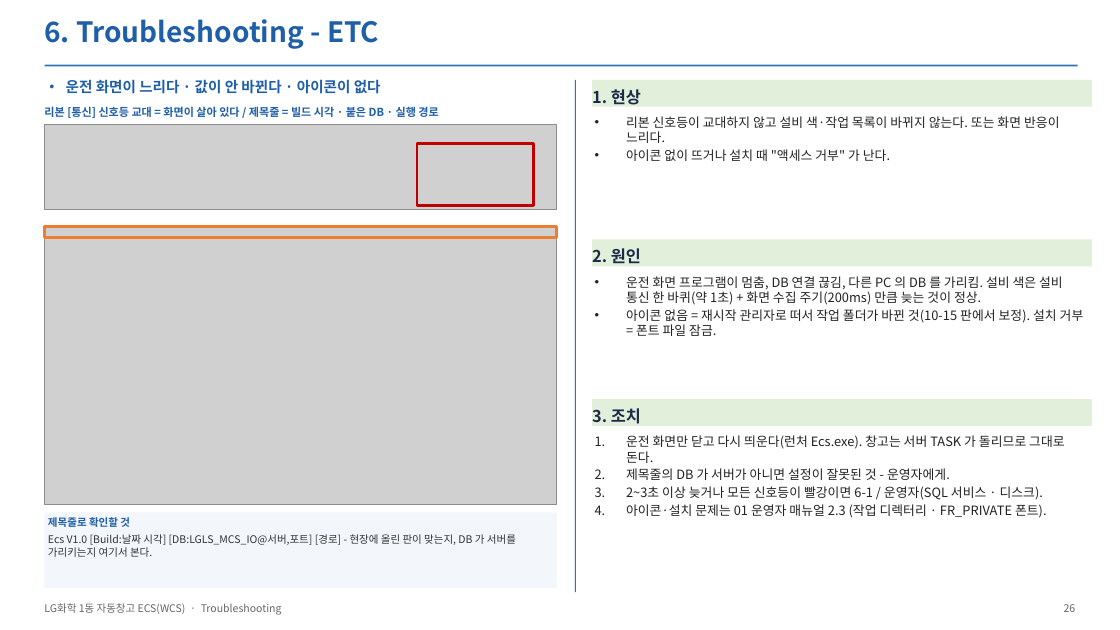
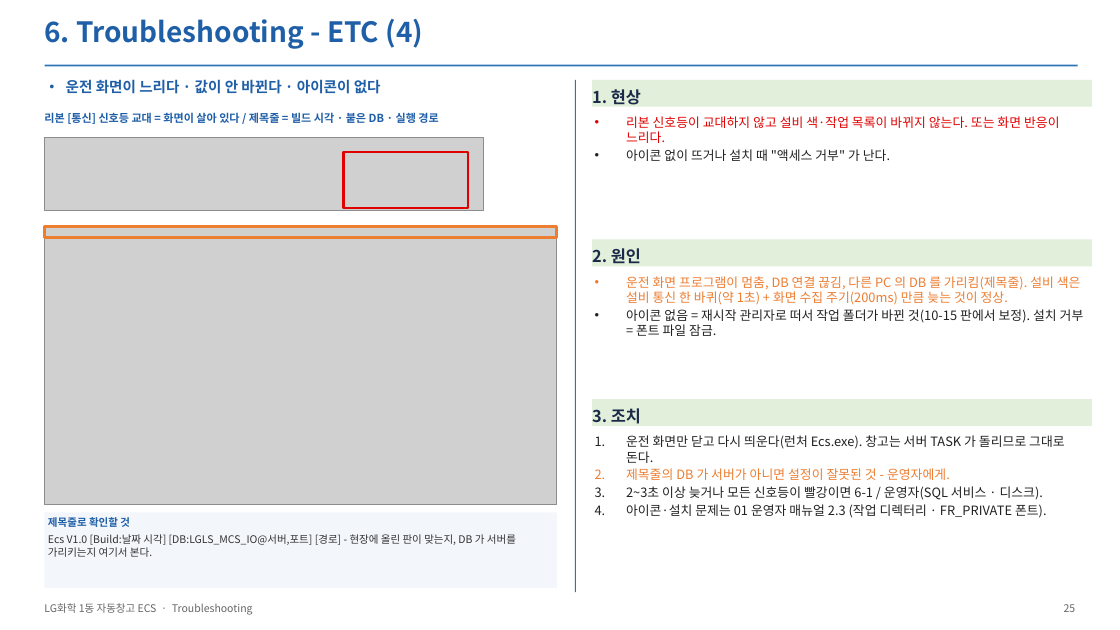
Before and after one commit to yeorijby-coder/LGLS_ALL, a slide deck: slide 25 of docs/산출물_20261110/05_ECS_Troubleshooting.pptx (slide 26 before the commit). Drawn at 1120x630 pixels with LibreOffice and Linux fonts; fonts in the diff are those of the drawing; grey boxes stand for pictures. Boxes give left, top, right and bottom in pixels: in the first picture for what was removed or moved away, otherwise in the second. Text is boxed around its words. In the diff, an @@ line names an element or a change of style, - is before the commit and + after.

```diff
--- a/docs/산출물_20261110/05_ECS_Troubleshooting.pptx
+++ b/docs/산출물_20261110/05_ECS_Troubleshooting.pptx
@@ text at (44, 19, 424, 49): text changed @@
-6. Troubleshooting - ETC
+6. Troubleshooting - ETC (4)
@@ text "리본 [통신] 신호등 교대 = ...": place and size @@
-text "리본 [통신] 신호등 교대 = ..." at (44, 106, 438, 118)
+text "리본 [통신] 신호등 교대 = ..." at (44, 112, 438, 124)
@@ text at (626, 116, 1060, 143): text colour #222222 to #E00000 in "리본 신호등이 교대하지 않고 설비 색·작업 목록이 ..." @@
@@ picture: place and size @@
-picture at (45, 124, 557, 210)
+picture at (45, 138, 483, 210)
@@ rectangle: place and size @@
-rectangle at (418, 144, 534, 206)
+rectangle at (344, 152, 469, 208)
@@ rectangle at (344, 152, 469, 208): outline #C00000 2.25 pt to #E00000 2.25 pt @@
@@ text at (626, 276, 1081, 305): text changed; text colour #222222 to #ED7D31 @@
-• 운전 화면 프로그램이 멈춤, DB 연결 끊김, 다른 PC 의 DB 를 가리킴. 설비 색은 설비 통신 한 바퀴(약 1초) + 화면 수집 주기(200ms) 만큼 늦는 것이 정상.
+• 운전 화면 프로그램이 멈춤, DB 연결 끊김, 다른 PC 의 DB 를 가리킴(제목줄). 설비 색은 설비 통신 한 바퀴(약 1초) + 화면 수집 주기(200ms) 만큼 늦는 것이 정상.
@@ text at (626, 468, 950, 480): text colour #222222 to #ED7D31 in "제목줄의 DB 가 서버가 아니면 설정이 잘못된 ..." @@
@@ text in rectangle at (48, 534, 516, 557): more space between paragraphs @@
@@ text at (44, 603, 253, 615): text changed @@
-LG화학 1동 자동창고 ECS(WCS) · Troubleshooting
+LG화학 1동 자동창고 ECS · Troubleshooting
@@ text at (1064, 604, 1076, 612): text changed @@
-26
+25
```
Also in this commit, not shown: 23 other slides changed, 1 slide removed, 18 other files.
